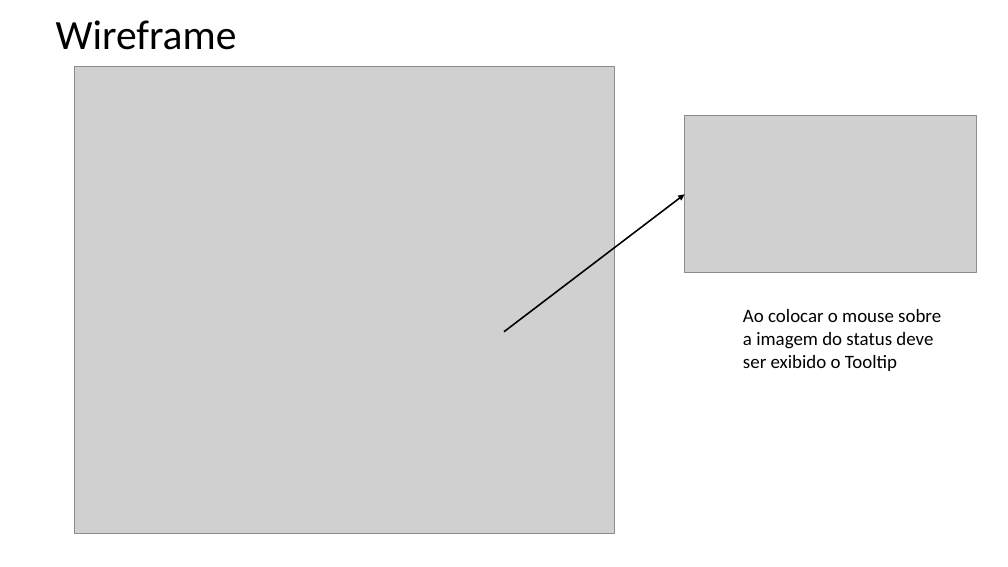
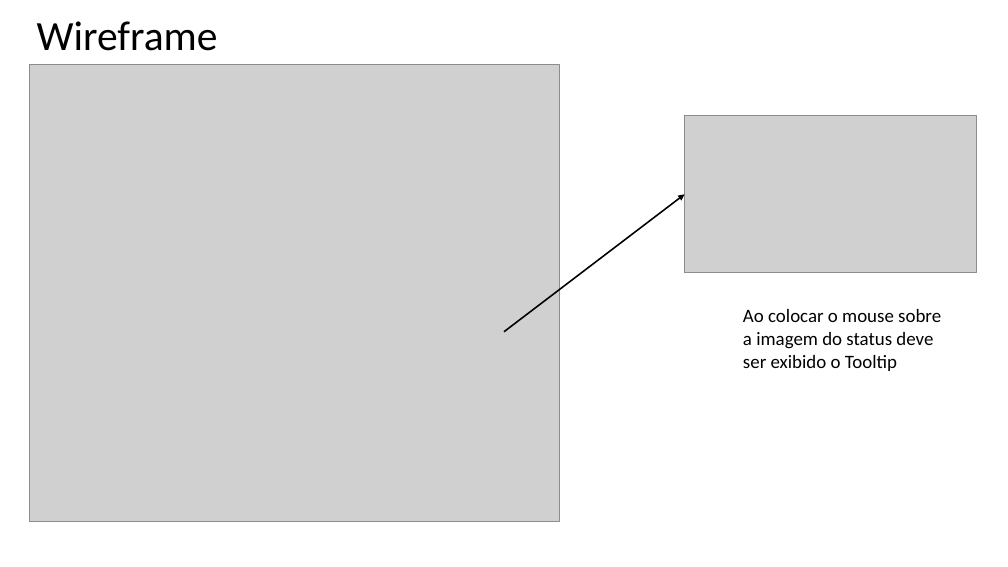
Before and after one commit to regymatrix/Almoxarifado, a slide deck: slide 3 of RegrasNegocio/RN_Requisitos.pptx. Drawn at 1008x567 pixels with LibreOffice and Linux fonts; fonts in the diff are those of the drawing; grey boxes stand for pictures. Boxes give left, top, right and bottom in pixels: in the first picture for what was removed or moved away, otherwise in the second. Text is boxed around its words. In the diff, an @@ line names an element or a change of style, - is before the commit and + after.

```diff
--- a/RegrasNegocio/RN_Requisitos.pptx
+++ b/RegrasNegocio/RN_Requisitos.pptx
@@ title "Wireframe": place and size @@
-title "Wireframe" at (56, 20, 237, 50)
+title "Wireframe" at (37, 21, 218, 51)
@@ picture: place and size @@
-picture at (74, 67, 615, 534)
+picture at (29, 65, 560, 523)
```
Also in this commit, not shown: 3 other slides changed, 1 slide added, 1 other file.
